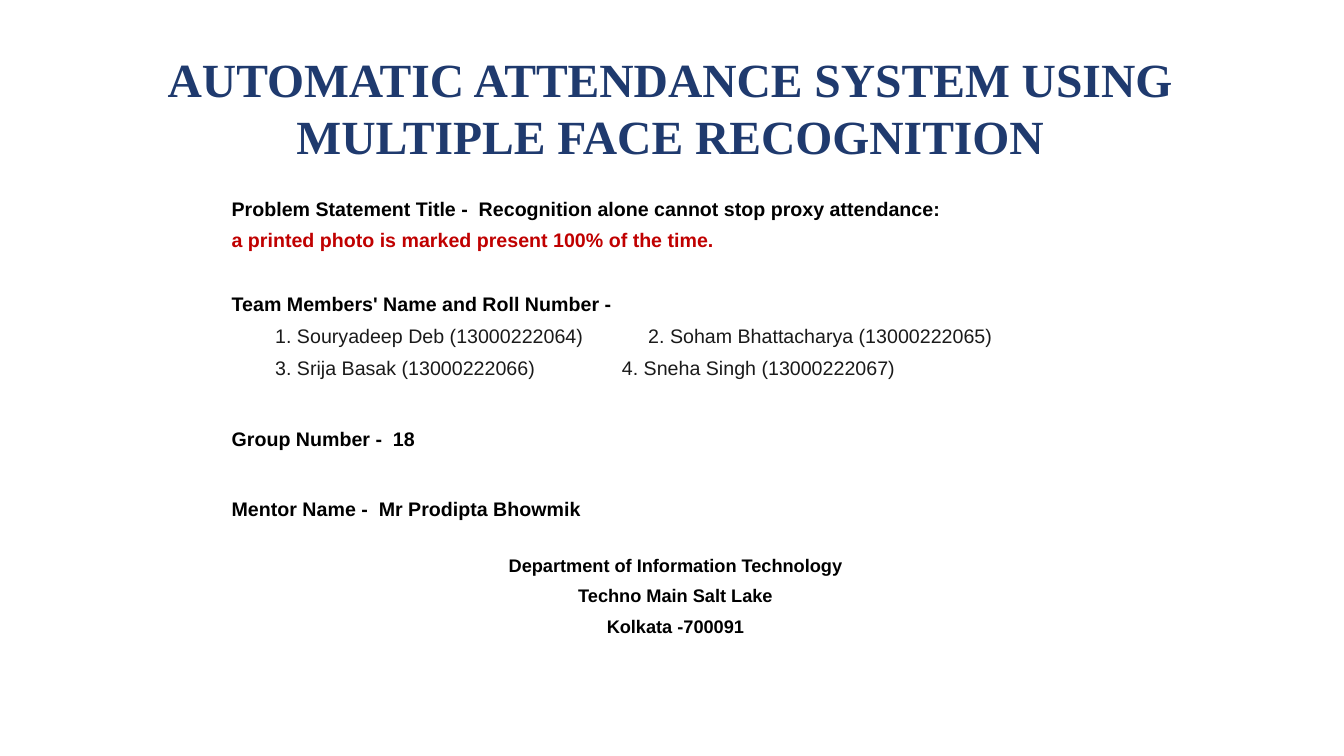
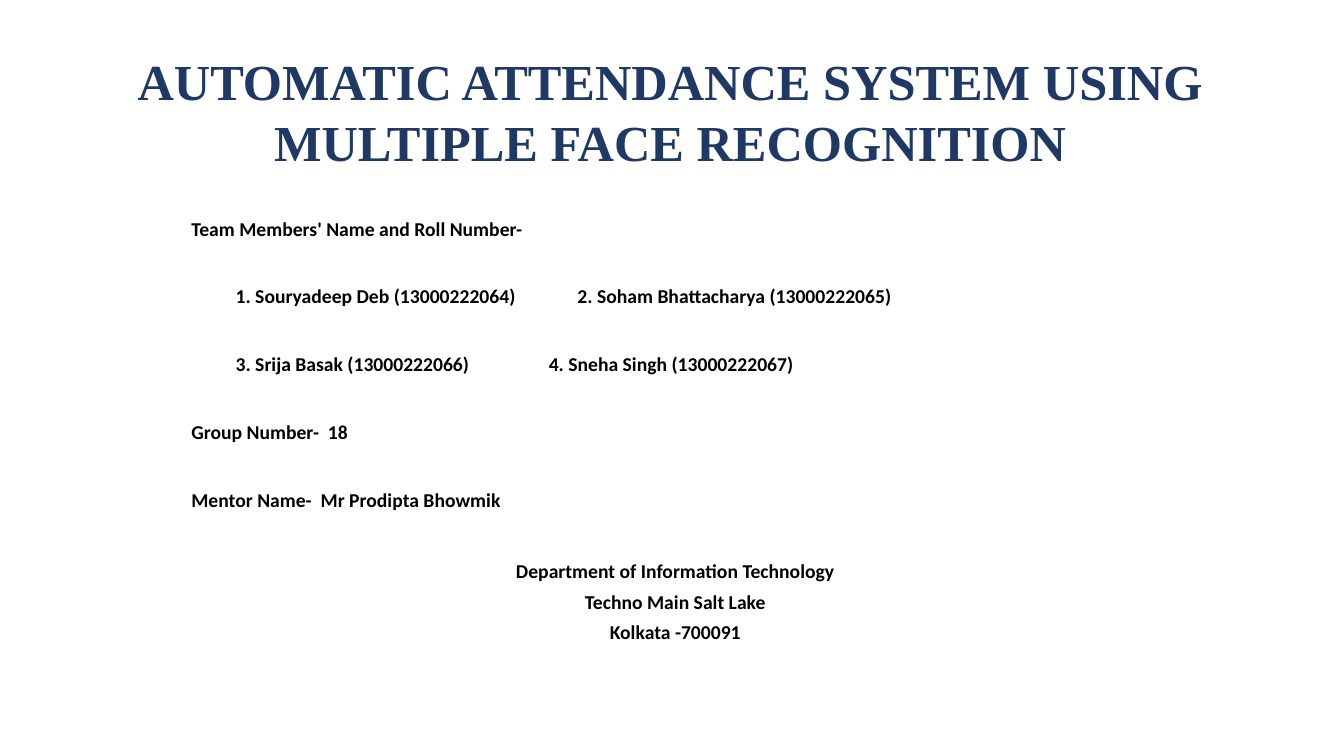
Before and after one commit to SohamBhattacharjee2003/MutiFace-Attendance-System, a slide deck: slide 1 of Server/results/PresenceAI_Presentation.pptx. Drawn at 1344x756 pixels with LibreOffice and Linux fonts; fonts in the diff are those of the drawing. Boxes give left, top, right and bottom in pixels: in the first picture for what was removed or moved away, otherwise in the second. Text is boxed around its words. In the diff, an @@ line names an element or a change of style, - is before the commit and + after.

Commit message:
Rebuild the deck in the team's own format, with corrected content
Same 11 slides, same headings, same visual language as the team's existing deck —
navy Times New Roman headings, coloured outline boxes, chevrons, the blue footer bar
and its numbering (title page unnumbered). Only the content changes:

- Experimental Details: the workflow said MTCNN -> FaceNet -> MongoDB. The system uses
  RetinaFace -> ArcFace -> CSV. There is no MongoDB and no FaceNet anywhere in the code.
- Conclusion: "High accuracy using MTCNN model" removed — MTCNN is a face DETECTOR and
  cannot recognise anyone. "Eliminates proxy attendance" qualified: manual proxy is
  eliminated, photo proxy is blocked (100% -> 0%), video replay is not.
- Results: the unsourced "95% accuracy" is gone. Replaced with the measured attack,
  ablation and operating-envelope charts, and a stated limitation.
- Problem Definition and Literature Review now carry the research gap: recognition alone
  cannot stop proxy attendance, and no prior work tests it.
- Proposed Methodology: the "innovation" box listed features every cited paper already
  has. It now states what is actually ours — and concedes what is not.
- References: ArcFace and RetinaFace added (the models the system actually runs on);
  citation numbering fixed.

```diff
--- a/Server/results/PresenceAI_Presentation.pptx
+++ b/Server/results/PresenceAI_Presentation.pptx
@@ text "AUTOMATIC ATTENDANCE SYSTEM USING" at [138,66,1203,162]: size 34 to 36 pt, text colour #1F3A6E to #1F3864 @@
@@ text removed at [232,201,940,251] @@
-Problem Statement Title - Recognition alone cannot stop proxy attendance:
-a printed photo is marked present 100% of the time.
@@ text "Team Members' Name and Roll ...": place and size @@
-text "Team Members' Name and Roll ..." at [232,296,992,520]
+text "Team Members' Name and Roll ..." at [191,222,892,510]
@@ text at [191,222,522,236]: text changed; font Arial to Calibri @@
-Team Members' Name and Roll Number -
+Team Members' Name and Roll Number-
@@ text at [236,288,892,375]: font Arial to Calibri, text colour #1A1A1A to #000000, bold on in "1. Souryadeep Deb (13000222064) 2. Soham Bhattacharya ...", "3. Srija Basak (13000222066) 4. Sneha Singh ..."; less space between paragraphs @@
@@ text at [191,425,500,510]: text changed; font Arial to Calibri @@
-Group Number - 18
-Mentor Name - Mr Prodipta Bhowmik
+Group Number- 18
+Mentor Name- Mr Prodipta Bhowmik
@@ text "Department of Information Technology" at [516,564,835,639]: size 13 to 14 pt, font Arial to Calibri; less space between paragraphs @@
```
Also in this commit, not shown: 3 other slides changed, 7 slides added, 3 slides removed, 6 other files.
